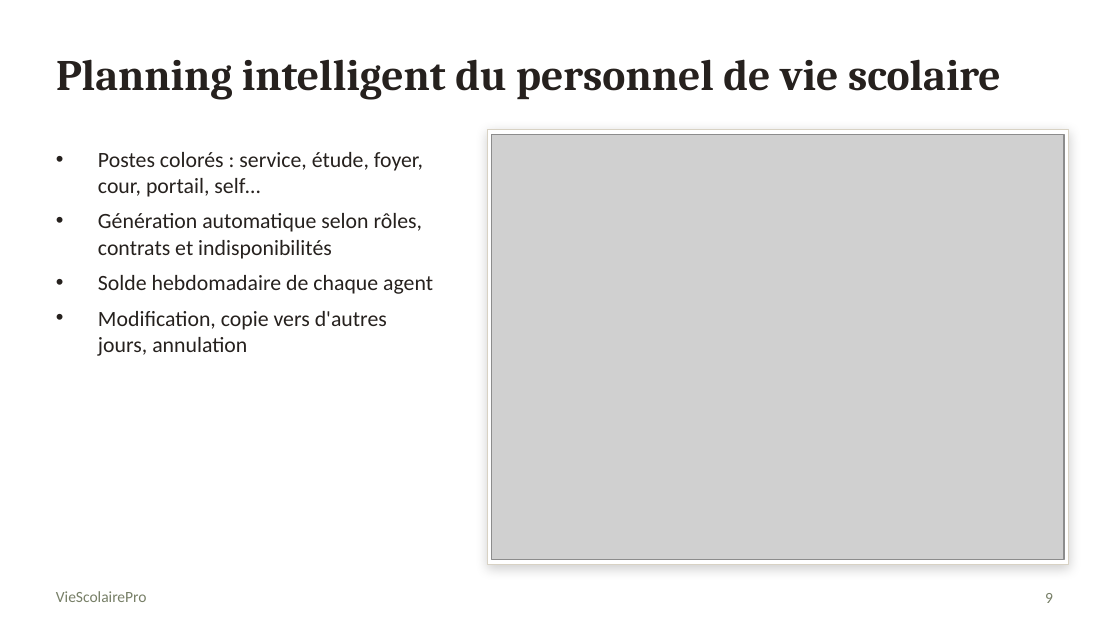
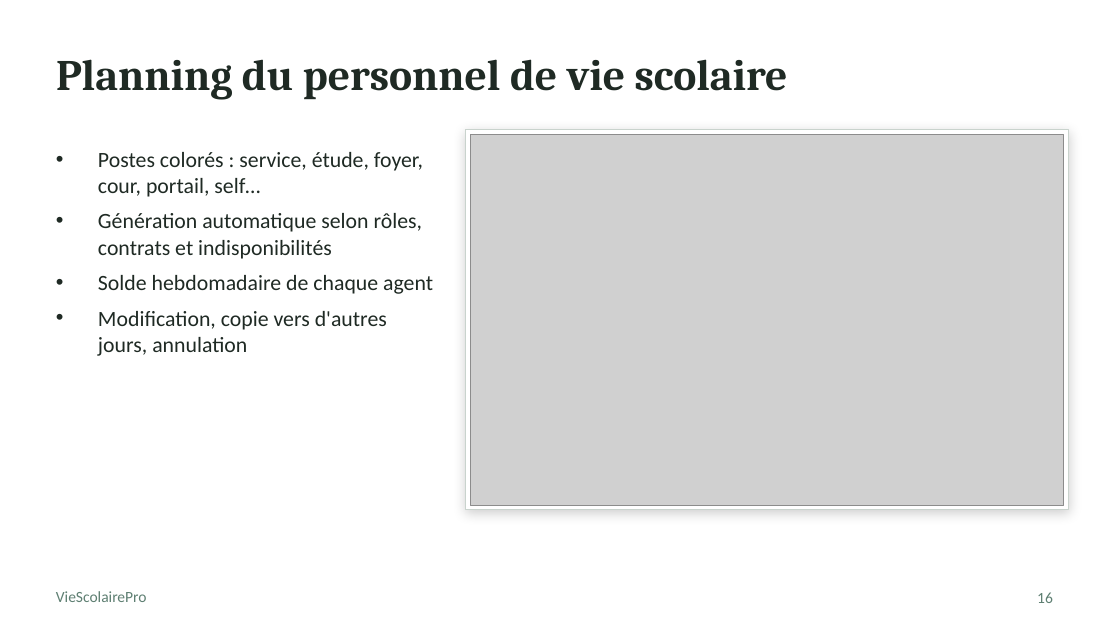
Before and after one commit to selwateaching/academie, a slide deck: slide 16 of presentation/VieScolairePro_presentation.pptx (slide 9 before the commit). Drawn at 1120x630 pixels with LibreOffice and Linux fonts; fonts in the diff are those of the drawing; grey boxes stand for pictures. Boxes give left, top, right and bottom in pixels: in the first picture for what was removed or moved away, otherwise in the second. Text is boxed around its words. In the diff, an @@ line names an element or a change of style, - is before the commit and + after.

```diff
--- a/presentation/VieScolairePro_presentation.pptx
+++ b/presentation/VieScolairePro_presentation.pptx
@@ title at (56,59,788,100): text changed; text colour #26211E to #1F2A24 @@
-Planning intelligent du personnel de vie scolaire
+Planning du personnel de vie scolaire
@@ rectangle: place and size @@
-rectangle at (487,130,1068,564)
+rectangle at (466,130,1068,510)
@@ rectangle at (466,130,1068,510): outline #D8D2C4 0.75 pt to #C9D3CD 0.75 pt @@
@@ picture: place and size @@
-picture at (492,134,1064,560)
+picture at (470,134,1064,505)
@@ text "VieScolairePro" at (56,591,147,602): text colour #777F67 to #5E7F72 @@
@@ page number at (1037,592,1053,603): text changed; text colour #777F67 to #5E7F72 @@
-9
+16
```
Also in this commit, not shown: 17 other slides changed, 17 slides added, 2 slides removed, 42 other files.
